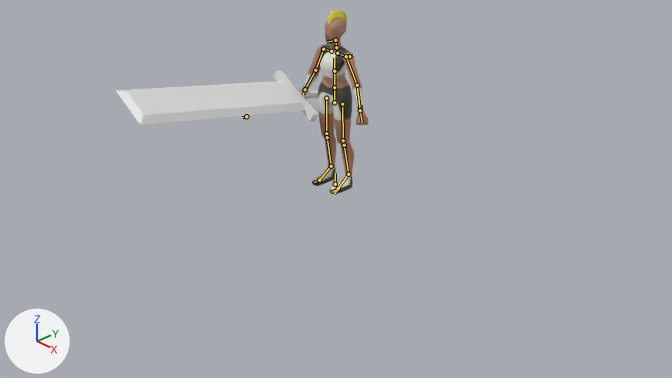
Two versions of the Blender file female_warrior_2.blend, one commit apart.
The view is the same before and after, from the file's camera 'Camera'. Every picture has the same lights, and +X, +Y and +Z are marked at lower left. The bones that bend it are drawn over the model as lines.

Names of what the first picture shows: 'GreatSword', 'Hunter'.
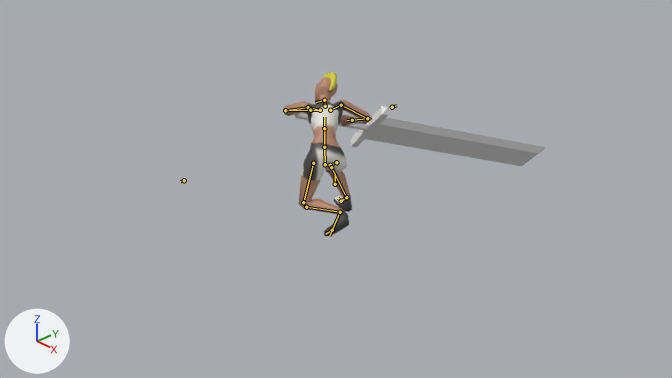
The newer file adds an action. The first version stands in its rest pose; the second is drawn at frame 24 of the action 'UpReady'.

Changed parts and their boxes [x1, y1, x2, y2] in the pictures (672 x 378 px):
'GreatSword', posed
    before: [116, 70, 319, 125]
    after: [295, 106, 547, 166]
'Hunter', posed (29% wider, 11% shorter)
    before: [299, 10, 368, 194]
    after: [283, 72, 372, 236]
bone 'Elbow.ik.R', root to tip
    before: (349, 56) to (353, 55)
    after: (392, 107) to (396, 105)
bone 'Knee.ik.L', root to tip
    before: (246, 116) to (242, 117)
    after: (184, 180) to (180, 181)
bone 'Toe.R', root to tip
    before: (319, 180) to (314, 182)
    after: (341, 201) to (338, 198)
bone 'Toe.L', root to tip
    before: (338, 188) to (332, 192)
    after: (332, 230) to (325, 234)
bone 'Shoudler.L', root to tip
    before: (337, 53) to (346, 56)
    after: (320, 110) to (308, 107)
bone 'Shoudler.R', root to tip
    before: (331, 51) to (323, 49)
    after: (330, 110) to (341, 105)
bone 'Hand.R', root to tip
    before: (305, 89) to (303, 94)
    after: (352, 120) to (347, 120)

The change, as a diff of the scene's bpy script:
```diff
--- a/female_warrior_2.blend.py
+++ b/female_warrior_2.blend.py
@@ bone_elbow_ik_l @@
 bone_elbow_ik_l = bpy.data.objects['Armature'].pose.bones['Elbow.ik.L']
-bone_elbow_ik_l.location = (0.0, 0.0, 0.0)
+bone_elbow_ik_l.location = (-0.996, -2.698, -0.173)
@@ bone_elbow_ik_r @@
 bone_elbow_ik_r = bpy.data.objects['Armature'].pose.bones['Elbow.ik.R']
-bone_elbow_ik_r.location = (0.0, 0.0, 0.0)
+bone_elbow_ik_r.location = (1.757, -1.1, 0.139)
@@ bone_knee_ik_l @@
 bone_knee_ik_l = bpy.data.objects['Armature'].pose.bones['Knee.ik.L']
-bone_knee_ik_l.location = (0.0, 0.0, 0.0)
-bone_knee_ik_l.rotation_quaternion = (1.0, 0.0, 0.0, 0.0)  # degrees (0, 0, 0)
+bone_knee_ik_l.location = (1.034, 0.113, -1.087)
+bone_knee_ik_l.rotation_quaternion = (0.996, 0.0, 0.0, -0.016)  # degrees (0, 0, -2)
@@ bone_knee_ik_r @@
 bone_knee_ik_r = bpy.data.objects['Armature'].pose.bones['Knee.ik.R']
-bone_knee_ik_r.location = (0.0, 0.0, 0.0)
-bone_knee_ik_r.rotation_quaternion = (1.0, 0.0, 0.0, 0.0)  # degrees (0, 0, 0)
+bone_knee_ik_r.location = (1.543, -1.697, -0.881)
+bone_knee_ik_r.rotation_quaternion = (0.986, -0.001, -0.001, -0.058)  # degrees (0, 0, -7)
@@ bone_toe_r @@
 bone_toe_r = bpy.data.objects['Armature'].pose.bones['Toe.R']  # child of 'Root'
-bone_toe_r.location = (0.0, 0.0, 0.0)
-bone_toe_r.rotation_quaternion = (1.0, 0.0, 0.0, 0.0)  # degrees (0, 0, 0)
+bone_toe_r.location = (-0.572, 0.171, 0.038)
+bone_toe_r.rotation_quaternion = (-0.562, 0.061, -0.038, 0.781)  # degrees (-8, -3, -108)
@@ bone_toe_l @@
 bone_toe_l = bpy.data.objects['Armature'].pose.bones['Toe.L']  # child of 'Root'
-bone_toe_l.location = (0.0, 0.0, 0.0)
-bone_toe_l.rotation_quaternion = (1.0, 0.0, 0.0, 0.0)  # degrees (0, 0, 0)
+bone_toe_l.location = (-0.882, 0.943, 0.172)
+bone_toe_l.rotation_quaternion = (-0.697, 0.088, -0.407, 0.584)  # degrees (-42, 28, -91)
@@ bone_hand_ik_l @@
 bone_hand_ik_l = bpy.data.objects['Armature'].pose.bones['Hand.ik.L']  # child of 'Root'
-bone_hand_ik_l.location = (0.0, 0.0, 0.0)
-bone_hand_ik_l.rotation_quaternion = (1.0, 0.0, 0.0, 0.0)  # degrees (0, 0, 0)
+bone_hand_ik_l.location = (0.273, -0.085, 0.482)
+bone_hand_ik_l.rotation_quaternion = (0.278, 0.298, -0.784, -0.467)  # degrees (114, -9, -133)
@@ bone_hand_ik_r @@
 bone_hand_ik_r = bpy.data.objects['Armature'].pose.bones['Hand.ik.R']  # child of 'Root'
-bone_hand_ik_r.location = (0.0, 0.0, 0.0)
-bone_hand_ik_r.rotation_quaternion = (1.0, 0.0, 0.0, 0.0)  # degrees (0, 0, 0)
+bone_hand_ik_r.location = (-0.876, -0.251, 0.156)
+bone_hand_ik_r.rotation_quaternion = (0.627, 0.338, -0.672, 0.197)  # degrees (-50, -102, 95)
@@ bone_spin0 @@
 bone_spin0 = bpy.data.objects['Armature'].pose.bones['Spin0']  # child of 'Root'
-bone_spin0.location = (0.0, 0.0, 0.0)
-bone_spin0.rotation_quaternion = (1.0, 0.0, 0.0, 0.0)  # degrees (0, 0, 0)
+bone_spin0.location = (0.748, -0.844, -0.268)
+bone_spin0.rotation_quaternion = (-0.553, -0.055, 0.211, 0.804)  # degrees (24, -8, -113)
@@ bone_cspine @@
 bone_cspine = bpy.data.objects['Armature'].pose.bones['cSpine']  # child of 'Spin0'
-bone_cspine.rotation_quaternion = (1.0, 0.0, 0.0, 0.0)  # degrees (0, 0, 0)
+bone_cspine.rotation_quaternion = (0.96, 0.26, -0.104, -0.011)  # degrees (31, -11, -4)
@@ bone_sight @@
 bone_sight = bpy.data.objects['Armature'].pose.bones['Sight']  # child of 'Neck'
-bone_sight.location = (0.0, 0.0, 0.0)
-bone_sight.scale = (1.0, 1.0, 1.0)
+bone_sight.location = (0.582, 0.262, -0.33)
+bone_sight.scale = (0.47, 0.47, 0.47)
@@ bone_shoudler_l @@
 bone_shoudler_l = bpy.data.objects['Armature'].pose.bones['Shoudler.L']  # child of 'Spin3'
-bone_shoudler_l.rotation_quaternion = (1.0, 0.0, 0.0, 0.0)  # degrees (0, 0, 0)
+bone_shoudler_l.rotation_quaternion = (0.868, 0.279, -0.394, 0.114)  # degrees (37, -48, -2)
@@ bone_shoudler_r @@
 bone_shoudler_r = bpy.data.objects['Armature'].pose.bones['Shoudler.R']  # child of 'Spin3'
-bone_shoudler_r.location = (0.0, 0.0, 0.0)
-bone_shoudler_r.rotation_quaternion = (1.0, 0.0, 0.0, 0.0)  # degrees (0, 0, 0)
+bone_shoudler_r.location = (0.025, 0.021, -0.01)
+bone_shoudler_r.rotation_quaternion = (0.926, -0.095, 0.08, -0.333)  # degrees (-13, 5, -40)
@@ bone_hand_r @@
 bone_hand_r = bpy.data.objects['Armature'].pose.bones['Hand.R']  # child of 'Forarm.R'
-bone_hand_r.rotation_quaternion = (1.0, 0.0, 0.0, 0.0)  # degrees (0, 0, 0)
+bone_hand_r.rotation_quaternion = (0.992, 0.115, -0.046, 0.015)  # degrees (13, -5, 1)
@@ bone_weapon_r @@
 bone_weapon_r = bpy.data.objects['Armature'].pose.bones['Weapon.R']
-bone_weapon_r.location = (0.0, 0.0, 0.0)
-bone_weapon_r.rotation_quaternion = (1.0, 0.0, 0.0, 0.0)  # degrees (0, 0, 0)
+bone_weapon_r.location = (-0.121, -0.061, -0.904)
+bone_weapon_r.rotation_quaternion = (0.199, -0.886, -0.09, 0.408)  # degrees (-144, 43, 26)
```
